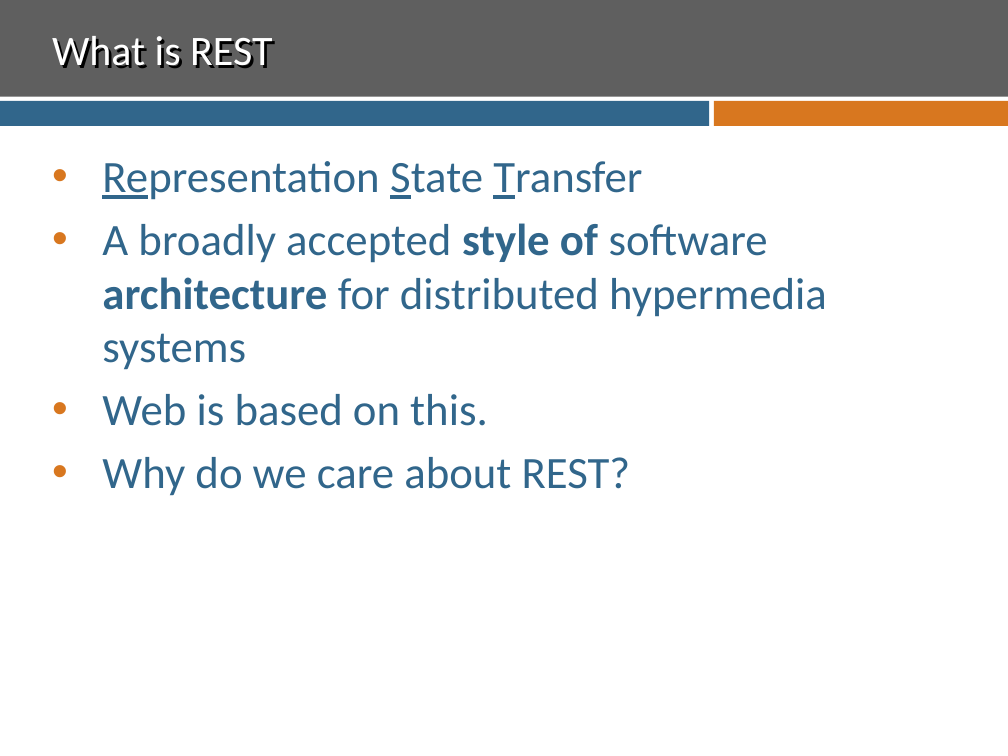
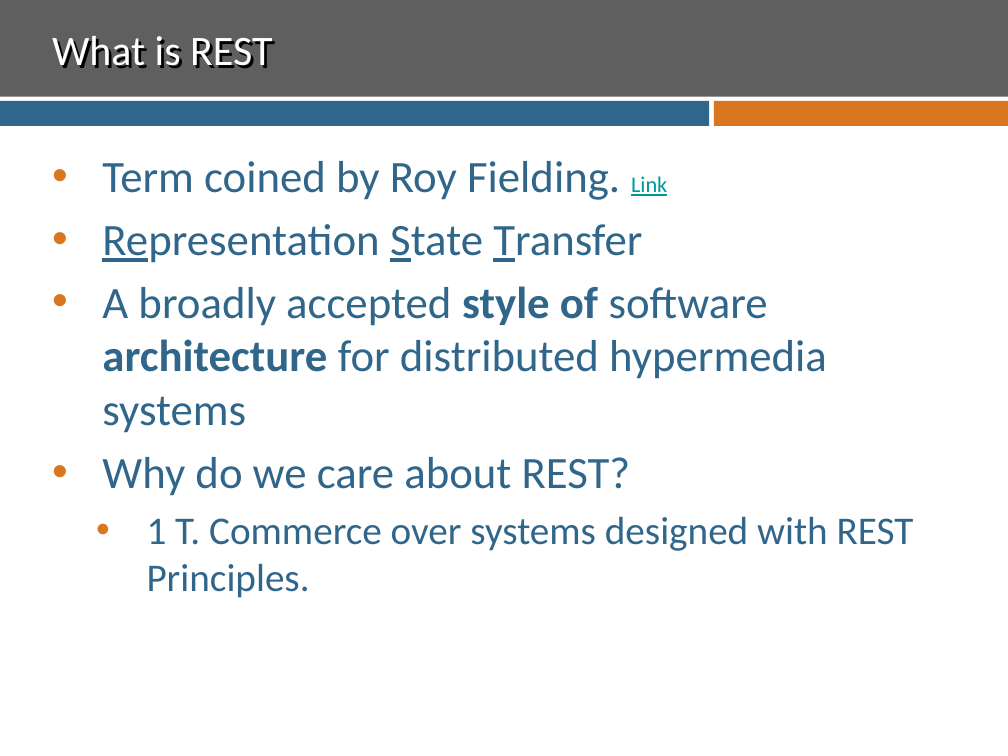
Before and after one commit to ssuing8825/CodeCamp.Web, a slide deck: slide 5 of REST.pptx (slide 4 before the commit). Drawn at 1008x756 pixels with LibreOffice and Linux fonts; fonts in the diff are those of the drawing; background and template pictures are left out. Boxes give left, top, right and bottom in pixels: in the first picture for what was removed or moved away, otherwise in the second. Text is boxed around its words. In the diff, an @@ line names an element or a change of style, - is before the commit and + after.

Commit message:
Presentations added

```diff
--- a/REST.pptx
+++ b/REST.pptx
@@ text at (102,161,667,200): paragraph added @@
+• Term coined by Roy Fielding. Link
@@ text at (102,394,488,426): paragraph removed @@
-• Web is based on this.
@@ text at (147,516,914,598): paragraph added @@
+  • 1 T. Commerce over systems designed with REST Principles.
```
Also in this commit, not shown: 1 other slide changed, 9 slides added.
